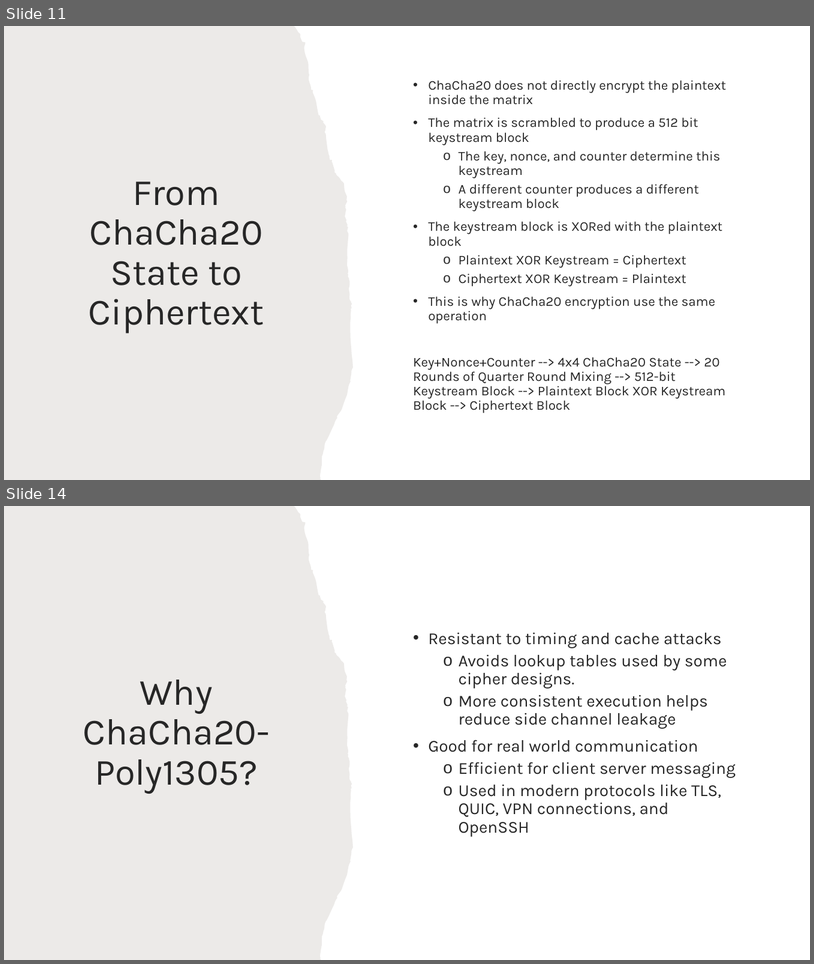
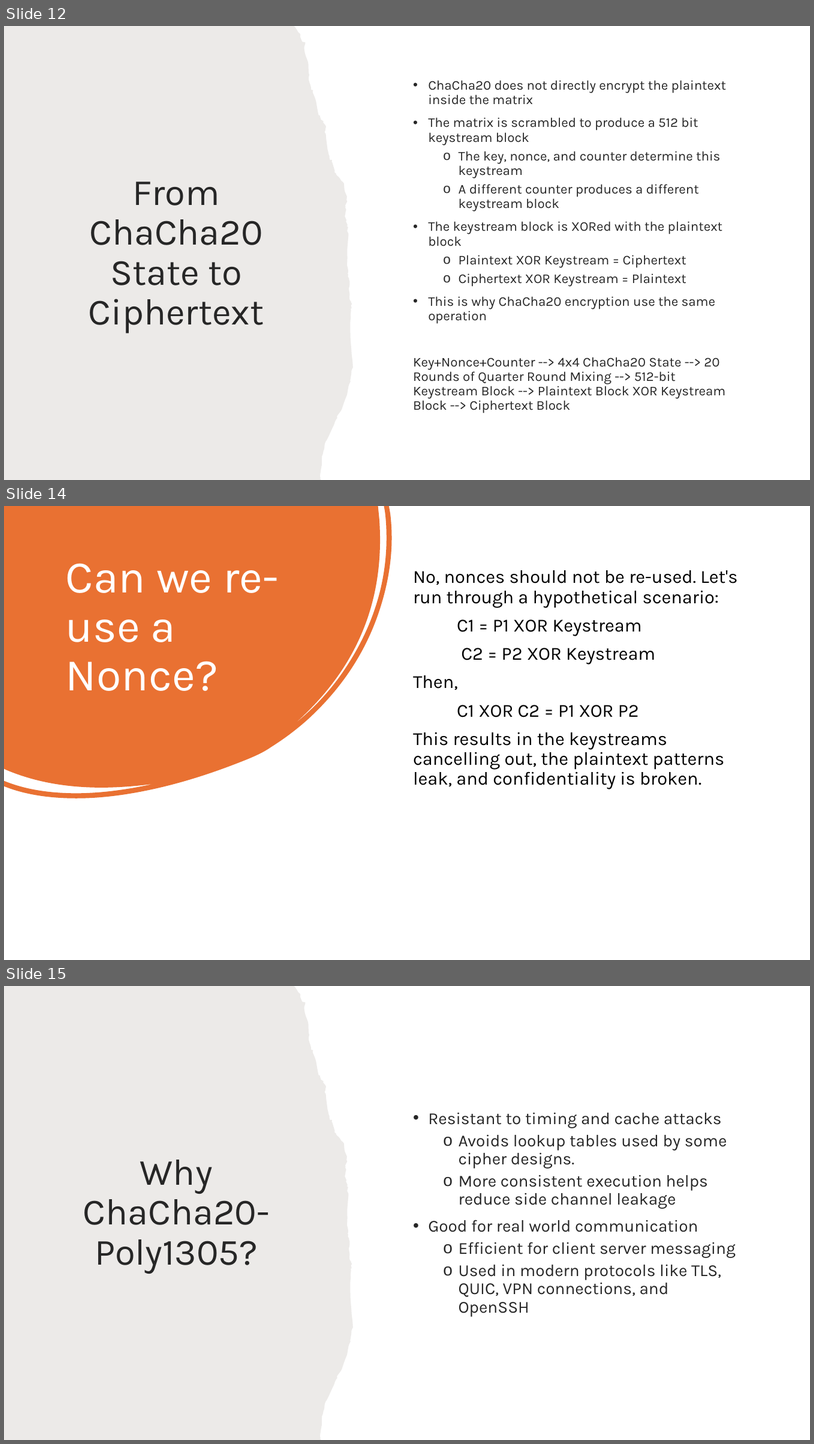
Before and after one commit to AidanLevy05/MATH447-ChatRoom, a slide deck: PowerPoint/MATH 447 Final Presentation.pptx. Shown one above the other, each under a label of ours: slides 11 and 14 before the commit, slides 12, 14 and 15 after it; the slides between them are not shown. The pictures are 814x964 and 814x1444 pixels, drawn with LibreOffice and Linux fonts; fonts in the diff are those of the drawing. Boxes give left, top, right and bottom in pixels: in the first picture for what was removed or moved away, otherwise in the second. Text is boxed around its words. In the diff, an @@ line names an element or a change of style, - is before the commit and + after.

```diff
--- a/PowerPoint/MATH 447 Final Presentation.pptx
+++ b/PowerPoint/MATH 447 Final Presentation.pptx
@@ slide 14 added at box(4, 506, 810, 960), background #FFFFFF @@
@@ freeform shape added at box(4, 506, 464, 878), fill #E97132 @@
@@ title added at box(66, 563, 279, 691), 54 pt, text #FFFFFF @@
+Can we re-use a Nonce?
@@ text added at box(413, 570, 738, 789), 22 pt, text #000000 @@
+No, nonces should not be re-used. Let's run through a hypothetical scenario:
+C1 = P1 XOR Keystream
+C2 = P2 XOR Keystream
+Then,
+C1 XOR C2 = P1 XOR P2
+This results in the keystreams cancelling out, the plaintext patterns leak, and confidentiality is broken.
@@ what was slide 11 is now slide 12 @@
@@ what was slide 14 is now slide 15 @@
```
Also in this commit, not shown: 6 slides changed.
